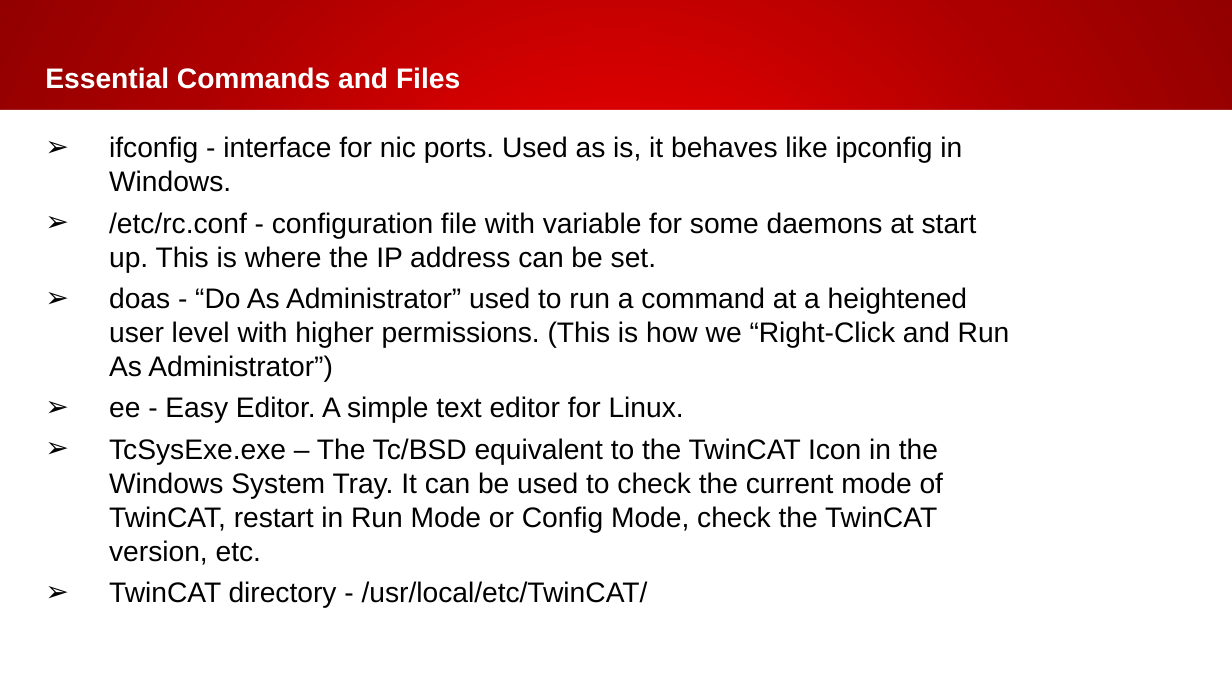
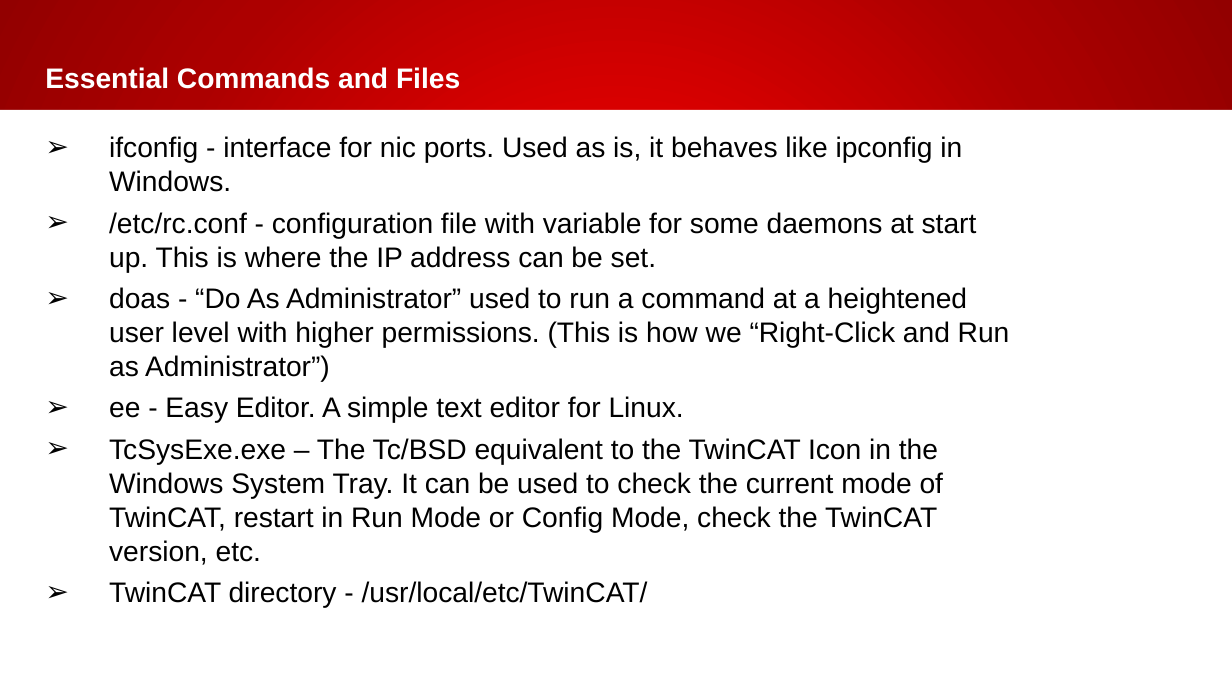
Before and after one commit to NSMelius/TcBSD_Files, a slide deck: slide 4 of TechWeek-TcBSDHandsOn.pptx. Drawn at 1232x693 pixels with LibreOffice and Linux fonts; fonts in the diff are those of the drawing; background and template pictures are left out. Boxes give left, top, right and bottom in pixels: in the first picture for what was removed or moved away, otherwise in the second. Text is boxed around its words. In the diff, an @@ line names an element or a change of style, - is before the commit and + after.

```diff
--- a/TechWeek-TcBSDHandsOn.pptx
+++ b/TechWeek-TcBSDHandsOn.pptx
@@ text at bbox=[109, 287, 1010, 382]: text changed @@
-➢ doas - “Do As Administrator” used to run a command at a heightened user level with higher permissions. (This is how we “Right-Click and Run As Administrator”)
+➢ doas - “Do As Administrator” used to run a command at a heightened user level with higher permissions. (This is how we “Right-Click and Run as Administrator”)
```
Also in this commit, not shown: 3 other slides changed.
